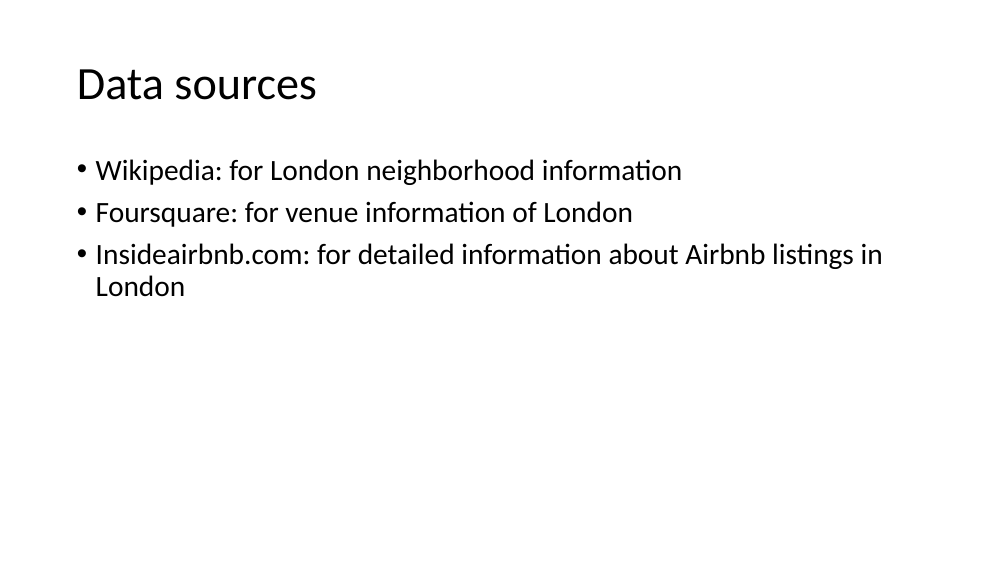
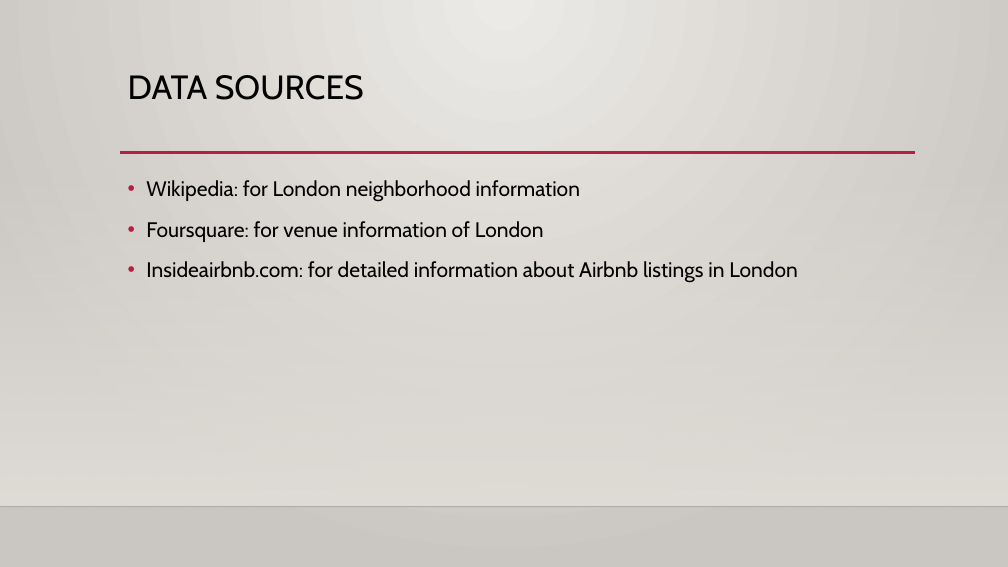
Before and after one commit to szwzy/ADSCapstone, a slide deck: slide 3 of London Analysis for Airbnb.pptx. Drawn at 1008x567 pixels with LibreOffice and Linux fonts; fonts in the diff are those of the drawing; background and template pictures are left out. Boxes give left, top, right and bottom in pixels: in the first picture for what was removed or moved away, otherwise in the second. Text is boxed around its words. In the diff, an @@ line names an element or a change of style, - is before the commit and + after.

```diff
--- a/London Analysis for Airbnb.pptx
+++ b/London Analysis for Airbnb.pptx
@@ background #FFFFFF to gradient #ECEAE7 to #CAC7C1 @@
@@ title "DATA SOURCES" at box(128, 75, 364, 100): vertical alignment middle to top @@
@@ title at box(128, 75, 364, 100): text changed; size 44 to 32 pt; font Calibri to Cabin @@
-Data sources
+DATA SOURCES
@@ rectangle added at box(0, 167, 1008, 507), fill gradient #DFDBD5 @@
@@ text "Wikipedia: for London neighborhood information": place and size @@
-text "Wikipedia: for London neighborhood information" at box(96, 159, 883, 297)
+text "Wikipedia: for London neighborhood information" at box(146, 180, 798, 283)
@@ text "Wikipedia: for London neighborhood information" at box(146, 180, 798, 283): size 28 to 20 pt, font Calibri to Cabin; line spacing 0.9 to 1.2 @@
@@ line added from (120, 153) to (915, 153), #B71E42 2.5 pt @@
@@ line added from (0, 507) to (1008, 507), #000001 1 pt @@
```
Also in this commit, not shown: 5 other slides changed.
